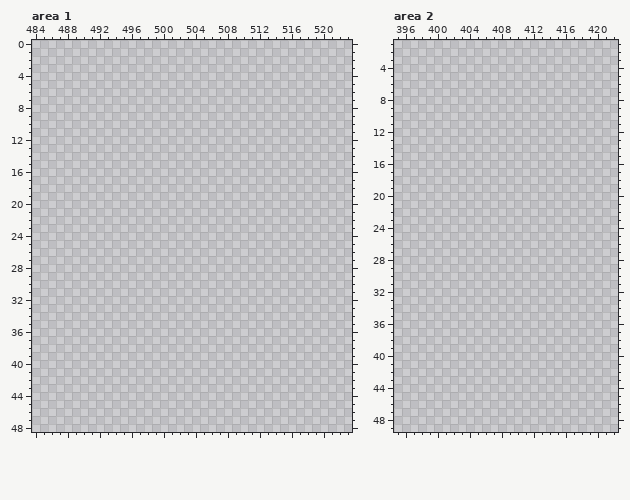
File history of a pixel-art file, resources/battlers/battlers.ase. That is the earlier state.
768x768 pixels, 1 frame. Shown: area 1: x 484..523, y 0..48; area 2: x 395..422, y 1..49. The commit also changed other parts of the picture, which this record leaves out.
The result:
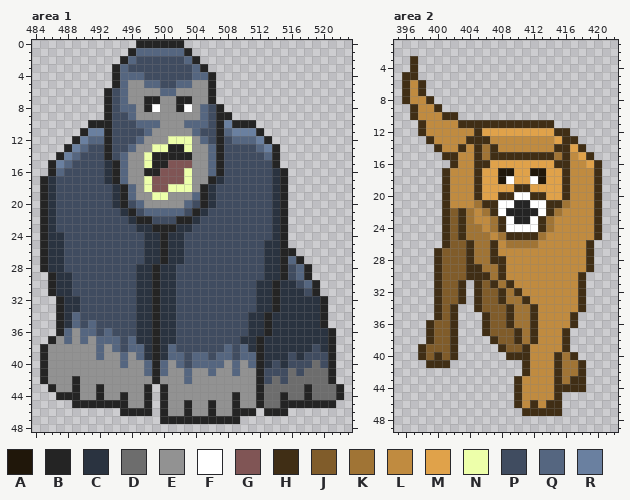
Palette (. is transparent): A #20170a  B #242424  C #2a3340  D #6d6d6d  E #929292  F #ffffff  G #805555  H #402e15  J #805c2a  K #a07435  L #c08b40  M #e0a24a  N #edffaa  P #404c60  Q #556680  R #6a80a0
From old to new:
Changed rows in their new state; - is an unchanged pixel.
Area 1, layer "Sprites":
first column x 485:
 0 ------------BBBBBB--------------------
 1 -----------BQQQQQQB-------------------
 2 ----------BQPPPPPPQB------------------
 3 ---------BQPPPPPPPPQB-----------------
 4 ---------BQQQPPPPPPQQB----------------
 5 ---------BQEEQQPPQQEEB----------------
 6 --------BPQEEEEQQEEEEB----------------
 7 --------BPQEEBBEEBBEEB----------------
 8 --------BPQQEBFEEBFEQPB---------------
 9 --------BPPQEEEEEEEEQPBB--------------
10 ------BBBPPPQQQEEEQQQPBRBBB-----------
11 -----BRRBPPPPQEEEEEQPPBQRRRB----------
12 ----BRQQBPPPQEEENNNEQPBPQQQRB---------
13 ---BRQPPBPPQEENNBBNEEQBPPPPQRB--------
14 --BRQPPPBPQEENBBBBBEEQBPPPPPQB--------
15 -BRQPPPPCBQEENBBGGGEEQBPPPPPPB--------
16 -BQPPPPPCBQEEBBGGGNEEQBPPPPPPCB-------
17 BCPPPPPPCBQEENGGGGNEEBCPPPPPPCB-------
18 BCPPPPPPPCBQENGGNNNEBCPPPPPPPCB-------
19 BCPPPPPPPCBQEENNEEEQBCPPPPPPPCB-------
20 BCPPPPPPPCBPQEEEEEQPBCPPPPPPPCB-------
21 BCPPPPPPPPCBPQQQQQPBCPPPPPPPPCB-------
22 BCPPPPPPPPPCBBPPPBBCPPPPPPPPPCB-------
23 BCPPPPPPPPPPCCBBBCCPPPPPPPPPPCB-------
24 BCCPPPPPPPPPPCCBCCPPPPPPPPPPPCB-------
25 BCCPPPPPPPPPPCCBCCPPPPPPPPPPCCB-------
26 BCCPPPPPPPPPPCCBCCPPPPPPPPPPCCBB------
27 BCCPPPPPPPPPPCCBCCPPPPPPPPPPCCBQB-----
28 BCCPPPPPPPPPCCBCCPPPPPPPPPPPCCBPQB----
29 -BCCPPPPPPPPCCBCCPPPPPPPPPPPCCBPQB----
30 -BCCPPPPPPPPCCBCCPPPPPPPPPPCCBCCPQB---
31 -BCCPPPPPPPPCCBCCPPPPPPPPPPCCBCCCPB---
32 --BCCPPPPPPPCCBCCPPPPPPPPPPCCBCCCCCB--
33 --BCCPPPPPPPCCBCCPPPPPPPPPPCCBCCCCCB--
34 --BCQPPPPPPPCCBCCPPPPPPPPPCCBCCCCCCB--
35 --BCQPQPPPPPCCBCCPPPPPPPPPCCBCCCCCCB--
36 --BQEQQPQPPPCCBCCPPPPPPPPPCCBCCCCCCCB-
37 -BEQEQEQQQPQCCBCCPPPPPPPPCCBCCCCCCCCB-
38 BEEEEEEQEQPQQCBCQPPPPPPQPQCBCCCCCCPCB-
39 BEEEEEEQEEQEQCBCQQPQQPQQPQQBCCCPCPPPB-
40 BEEEEEEEEEQEEQBQEQPQQQQEQEQBCPCPPPDPB-
41 BEEEEEEEEEEEEQBQEEQEEQEEQEEBPPPDPDDDB-
42 BEEEBEEEEEEEEEBEEEQEEEEEEEEBPDPDDDDDB-
43 -BEEBEEBEEEEEB-BEEEEEEEEEEEBDDDDDBDDDB
44 --BBBEEBEEBEEB-BEEEEEEEEBEEBDDBDDBDDDB
45 ----BBBBBBBEEB-BEEBEEBEEBEEBDDBBBBBBB-
46 ----------BBBB-BEEBEEBEEBBB-BBB-------
47 ---------------BBBBBBBBBB-------------
Area 2, layer "Sprites":
first column x 396:
 3 -H-----------------------
 4 -H-----------------------
 5 HH-----------------------
 6 HLH----------------------
 7 HLH----------------------
 8 HLLH---------------------
 9 -HLLH--------------------
10 -HLLLHH------------------
11 --HLLLLHHHHHHHHHHHH------
12 --HLLLLLLHMMMMMMMMMHH----
13 ---HLLLLHHHLLLLLLLLMHH---
14 ----HLLHLHKHLLLLLLLHHMH--
15 -----HHLLHKHHHHHHHHKHLMH-
16 ------HLLHHMMMMMMMMHHLLMH
17 -----HLLLHMMAAMMAAMMHLLLH
18 -----HLLLHMMAFMMFAMMHLLLH
19 -----HLLLHMMMMHHMMMMHLLLH
20 -----HLLLHMMHHFFHHMMHLLLH
21 -----HLLLKHHFFBBFFHHKLLLH
22 -----HJHKLKHFBBBBFHKLLLLH
23 -----HJHKLLKHFBBFHKLLLLLH
24 -----HJHKKLKHFFFFHKLLLLLH
25 -----HJHKKKLKHHHHKLLLLLLH
26 -----HJJHKKHLKKKKLLLLLLH-
27 ----HJJJHKKHLLLLLLLLLLLH-
28 ----HJJJHKKHHLLLLLLLLLLH-
29 ----HJJJHHKKHLLLLLLLLLLH-
30 ----HJJJHHHKHLLLLLLLLLH--
31 ----HJJH-HJHKHLLLLLLLLH--
32 ----HJJH-HJJHKHLLLLLLLH--
33 ----HJJH-HJJHKKHLLLLLLH--
34 ----HJH--HJJJHKKHLLLLLH--
35 ----HJH---HJJHKKHLLLLH---
36 ---HJJH---HJJHKKHLLLLH---
37 ---HJJH---HJJJHKHLLLH----
38 ---HJJH----HJJHKHLLLH----
39 --HJJJH-----HJJHLLLLH----
40 --HJHJH------HHHLLLHKH---
41 ---HHH---------HLLLHKKH--
42 ---------------HLLLHKKH--
43 --------------HLLLLHKHH--
44 --------------HLLLLHHHH--
45 --------------HLLLLH-----
46 --------------HLHLHH-----
47 ---------------HHHHH-----
Boxes around the changes in both pictures, in picture pixels (x1, y1, x2, y2):
added: (40, 40, 344, 424)
added: (402, 56, 602, 416)
